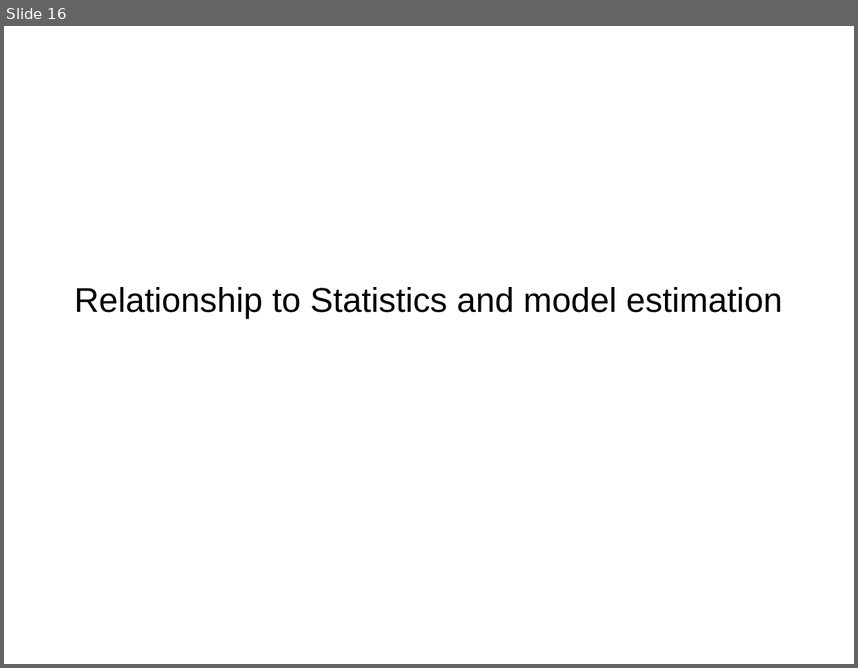
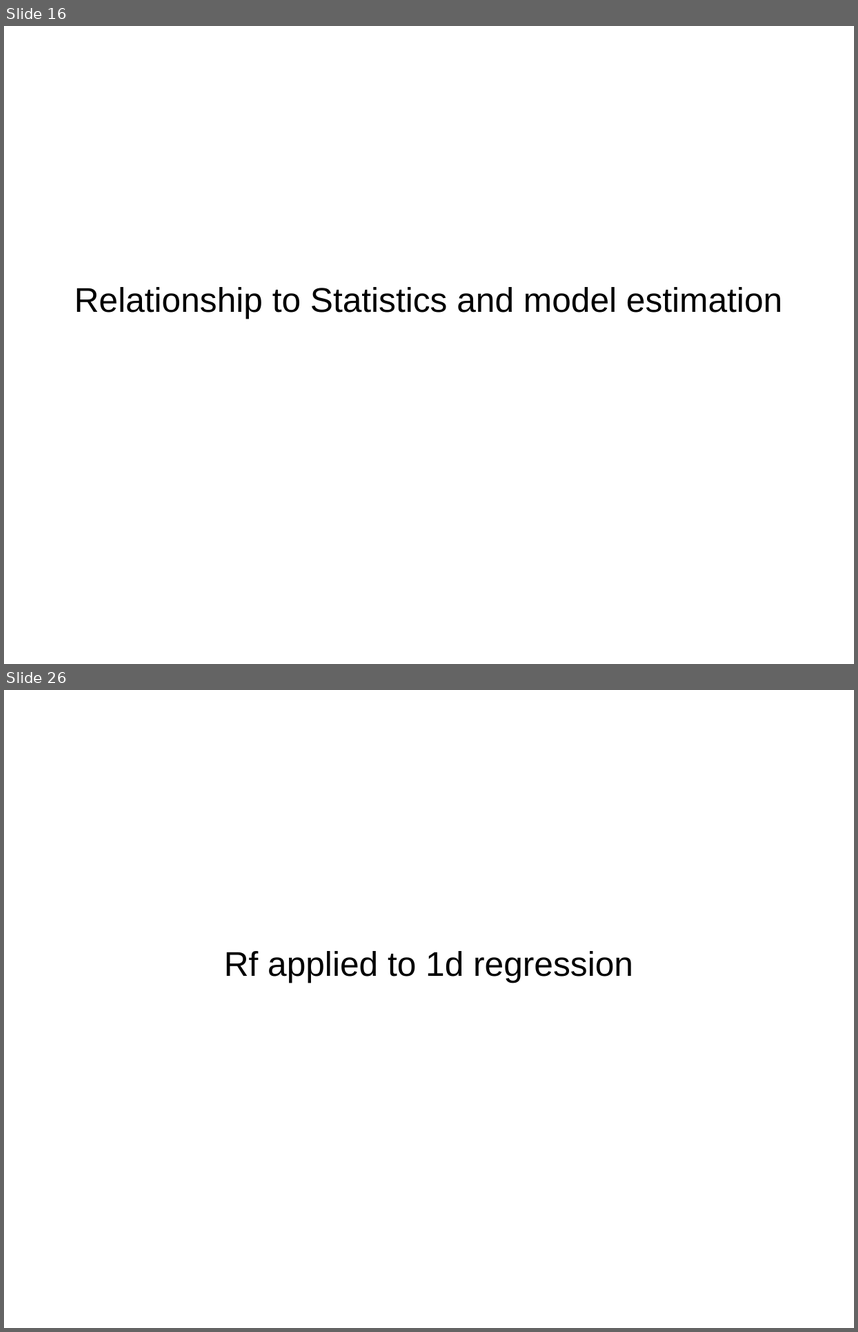
Before and after one commit to amueller/talks_odt, a slide deck: introduction_to_ml_with_python_bnl_2016.odp. Shown one above the other, each under a label of ours: slide 16 before the commit, slides 16 and 26 after it; the slides between them are not shown. The pictures are 858x668 and 858x1332 pixels, drawn with LibreOffice and Linux fonts; fonts in the diff are those of the drawing. Boxes give left, top, right and bottom in pixels: in the first picture for what was removed or moved away, otherwise in the second. Text is boxed around its words. In the diff, an @@ line names an element or a change of style, - is before the commit and + after.

```diff
--- a/introduction_to_ml_with_python_bnl_2016.odp
+++ b/introduction_to_ml_with_python_bnl_2016.odp
@@ slide 26 added at [4,690,854,1328], background #FFFFFF @@
@@ subtitle added at [224,951,633,982], 32 pt, text #000000 @@
+Rf applied to 1d regression
```
Also in this commit, not shown: 4 slides changed, 16 other slides added, 17 slides removed.
